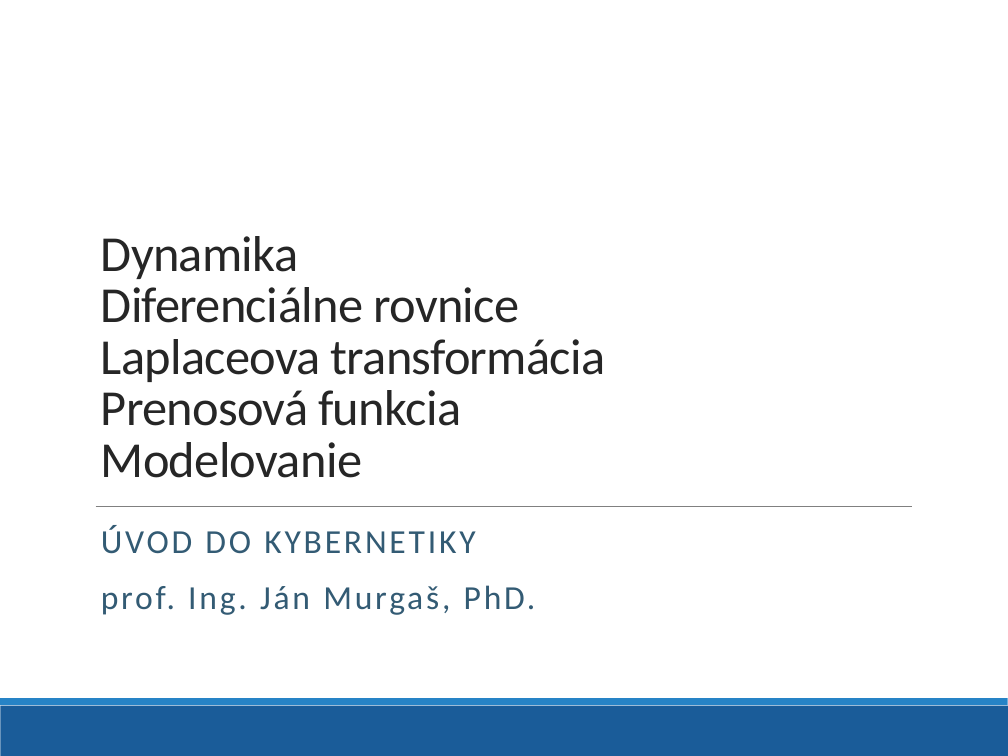
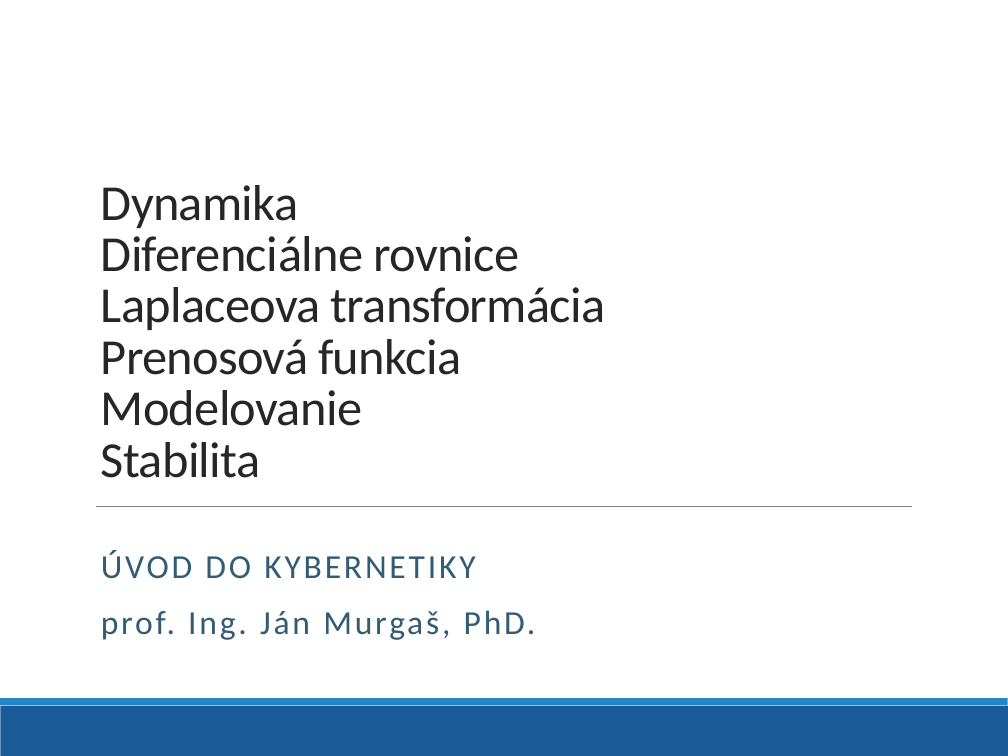
Before and after one commit to dodekm/TeamProjektKybernetika, a slide deck: slide 1 of Nove prednasky/P01_dynamika_dif_rovnice_LPT_prenosova_funkcia_modelovanie.pptx. Drawn at 1008x756 pixels with LibreOffice and Linux fonts; fonts in the diff are those of the drawing; background and template pictures are left out. Boxes give left, top, right and bottom in pixels: in the first picture for what was removed or moved away, otherwise in the second. Text is boxed around its words. In the diff, an @@ line names an element or a change of style, - is before the commit and + after.

```diff
--- a/Nove prednasky/P01_dynamika_dif_rovnice_LPT_prenosova_funkcia_modelovanie.pptx
+++ b/Nove prednasky/P01_dynamika_dif_rovnice_LPT_prenosova_funkcia_modelovanie.pptx
@@ title at bbox=[101, 185, 606, 478]: text changed @@
-Dynamika
-Diferenciálne rovnice
-Laplaceova transformácia
-Prenosová funkcia
-Modelovanie
+Dynamika
+Diferenciálne rovnice
+Laplaceova transformácia
+Prenosová funkcia
+Modelovanie
+Stabilita
@@ subtitle "ÚVOD DO KYBERNETIKY": place and size @@
-subtitle "ÚVOD DO KYBERNETIKY" at bbox=[101, 526, 536, 615]
+subtitle "ÚVOD DO KYBERNETIKY" at bbox=[101, 550, 536, 640]
```
Also in this commit, not shown: 40 slides added, 5 slides removed, 2 other files.
